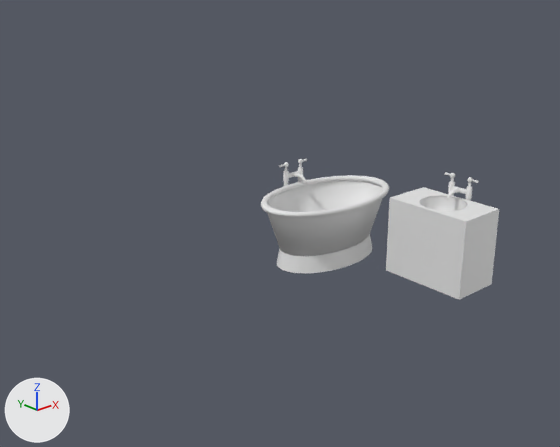
Before and after pictures for a commit that changed the Blender file Assets/models/floor_2/bathroom_e/bathroom_e.blend.
Camera for both pictures: a 50 mm camera at (-17.1, -18.9, 12.3) aimed at (0.4, 1.0, 2.5). Lighting does not change. The marker at lower left points along +X, +Y and +Z. Materials are left out; every surface is plain grey.

Objects in the first picture: 'base.001', 'basin', 'bathtub', 'inner_tub', 'top', 'tub_base', 'upper_lip'.
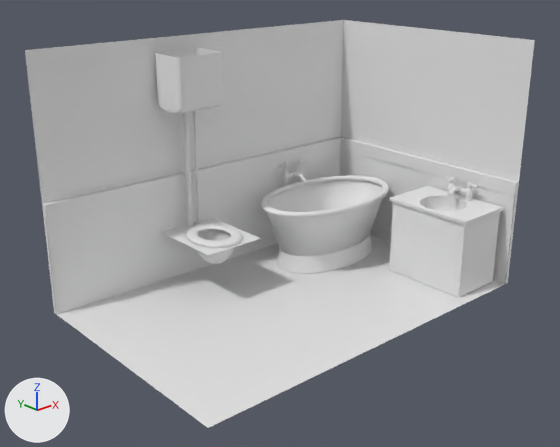
Where the newer file only moved an object's origin or applied its transform, the numbers keep the older frame.

Pixel boxes [x1, y1, x2, y2] of what changed, in the pictures (560 x 447 px):
'floor', shown: after [57, 235, 505, 428]
'wall_w', shown: after [25, 20, 344, 262]
'wall_n', shown: after [340, 20, 535, 276]
'floor.001', added: after [46, 139, 340, 314]
'base.001', reshaped (8% shorter): before [386, 196, 499, 300]; after [389, 202, 500, 298]
'floor.002', added: after [340, 147, 516, 284]
'wood_wall.001', shown: after [42, 136, 343, 314]
'Cube.001', added: after [155, 48, 222, 113]
'wood_wall.002', shown: after [340, 137, 519, 284]
'top', reshaped (6% wider, 14% taller): before [390, 187, 498, 221]; after [389, 186, 504, 225]
'base', shown: after [161, 218, 261, 255]
'seat', shown: after [186, 224, 242, 247]
'pipe_s.002', added: after [183, 112, 193, 227]
'bowl', shown: after [197, 230, 234, 264]
'basin', moved: before [420, 196, 467, 211]; after [420, 199, 467, 211]
'pipe_n.002', added: after [193, 111, 200, 224]

Diff of the bpy script that builds the scene:
```diff
--- a/Assets/models/floor_2/bathroom_e/bathroom_e.blend.py
+++ b/Assets/models/floor_2/bathroom_e/bathroom_e.blend.py
@@ me_mesh @@
 # used by ob_top; parent = ob_sink; location = (-2.0, 3.25, 3.0); rotation_euler = (0.0, 0.0, 1.571), in degrees (0, 0, 90); scale = (0.875, 0.875, 1.0)
-me_mesh.from_pydata(...)  # 53 vertices, 53 faces; spans x -2.0..2.0, y -1.15..1.15, z 0.0
+me_mesh.from_pydata(...)  # 110 vertices, 163 faces; spans x -2.0..2.0, y -1.47..1.15, z -0.12..0.0
+# me_mesh part 1
+# 53 faces are deleted
+# 4 vertices are added at (-2.0, -1.47, 0.0), (2.0, -1.46, 0.0), (-2.0, -1.47, -0.12), (2.0, -1.46, -0.12)
+# 53 new vertices lie (0.0, 0.0, -0.12) away from vertices in x -2.0..2.0, y -1.15..1.15, z 0.0
+# 163 new faces join them
@@ me_cube_012 @@
 # used by ob_base_001; parent = ob_sink; location = (-2.0, 3.25, 1.5); scale = (1.0, 1.75, 1.5)
-me_cube_012.from_pydata(...)  # 8 vertices, 5 faces; spans x -1.0..1.0, y -1.0..1.0, z -1.0..1.0
+me_cube_012.from_pydata(...)  # 8 vertices, 4 faces; spans x -0.91..1.21, y -0.94..0.94, z -0.98..0.95
+# me_cube_012 part 2: the whole mesh is rebuilt
@@ me_cube_017 @@
+me_cube_017.from_pydata([(1.0, 1.0, -1.0), (1.0, -1.0, -1.0), (-1.0, -1.0, -1.0), (-1.0, 1.0, -1.0)], [], [(0, 3, 2, 1)])
@@ ob_wood_wall_001 @@
 ob_wood_wall_001.scale = (7.0, 0.0635, 2.0)
-ob_wood_wall_001.hide_set(True)  # its collection is switched off
@@ ob_wall_w @@
 ob_wall_w.scale = (7.0, 4.5, 4.5)
-ob_wall_w.hide_set(True)  # its collection is switched off
@@ ob_wood_wall_002 @@
 ob_wood_wall_002.scale = (4.5, 0.0635, 2.0)
-ob_wood_wall_002.hide_set(True)  # its collection is switched off
@@ ob_wall_n @@
 ob_wall_n.scale = (7.0, 4.5, 4.5)
-ob_wall_n.hide_set(True)  # its collection is switched off
@@ ob_seat @@
 _m = ob_seat.modifiers.new('Subsurf', 'SUBSURF')
 _m.levels = 2
-ob_seat.hide_set(True)  # its collection is switched off
@@ ob_base @@
 ob_base.scale = (1.2, 1.5, 1.0)
-ob_base.hide_set(True)  # its collection is switched off
@@ ob_bowl @@
 _m = ob_bowl.modifiers.new('Subsurf', 'SUBSURF')
-ob_bowl.hide_set(True)  # its collection is switched off
@@ ob_basin @@
 ob_basin.matrix_parent_inverse = Matrix(((1.0, 0.0, 0.0, 2.0), (0.0, 1.0, 0.0, -3.25), (0.0, 0.0, 1.0, -3.0), (0.0, 0.0, 0.0, 1.0)))
-ob_basin.location = (-2.0, 3.25, 3.0)
+ob_basin.location = (-2.0, 3.25, 2.897)
 ob_basin.scale = (0.875, 0.875, 0.75)
@@ ob_floor @@
 ob_floor.scale = (7.0, 4.5, 4.5)
-ob_floor.hide_set(True)  # its collection is switched off
@@ ob_pipe_n_002 @@
+ob_pipe_n_002 = bpy.data.objects.new('pipe_n.002', me_cylinder_020.copy())  # the mesh of ob_connecting_pipe_001
+ob_pipe_n_002.parent = ob_toilet
+ob_pipe_n_002.location = (-1.1, 4.0, 4.581)
+ob_pipe_n_002.rotation_euler = (0.0, 0.0, 3.142)  # degrees (0, 0, 180)
+ob_pipe_n_002.scale = (0.05, 0.05, 2.75)
@@ ob_pipe_s_002 @@
+ob_pipe_s_002 = bpy.data.objects.new('pipe_s.002', me_cylinder_020.copy())  # the mesh of ob_connecting_pipe_001
+ob_pipe_s_002.parent = ob_toilet
+ob_pipe_s_002.location = (-1.5, 4.0, 4.5)
+ob_pipe_s_002.scale = (0.0955, 0.0955, 2.75)
@@ ob_cube_001 @@
+ob_cube_001 = bpy.data.objects.new('Cube.001', me_cube_013)  # 24 vertices, 19 faces; spans x -1.0..1.0, y -1.0..1.0, z -1.0..1.0; modifiers SUBSURF
+ob_cube_001.location = (-1.5, 3.66, 7.52)
+ob_cube_001.scale = (1.0, 0.75, 1.0)
@@ ob_floor_002 @@
+ob_floor_002 = bpy.data.objects.new('floor.002', me_cube_017)
+ob_floor_002.location = (11.33, 0.0, 2.0)
+ob_floor_002.rotation_euler = (1.571, 0.0, 1.571)  # degrees (90, 0, 90)
+ob_floor_002.scale = (4.5, 2.0, 4.5)
@@ ob_floor_001 @@
+ob_floor_001 = bpy.data.objects.new('floor.001', me_cube.copy())  # the mesh of ob_floor
+ob_floor_001.location = (0.0, -0.2, 2.0)
+ob_floor_001.rotation_euler = (1.571, 0.0, 0.0)  # degrees (90, 0, 0)
+ob_floor_001.scale = (7.0, 2.0, 4.5)
```
